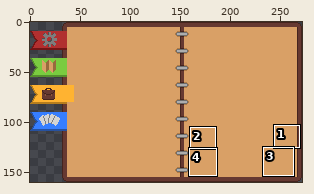
File history of a pixel-art file, 03_Implementacao/TestMobile/Assets/Resources/sprites/GameUI/Menu_Bag.aseprite. The picture above shows the old version from afar; the outline marks the close-up.
Close-up. Before the commit:
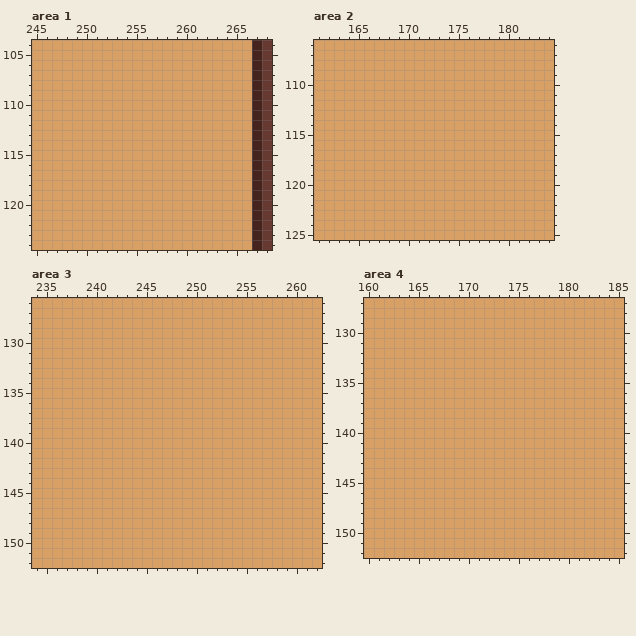
272x160 pixels, 1 frame. Colours within 5 levels of each other are drawn and written as one. Shown: area 1: x 245..268, y 104..124; area 2: x 161..184, y 106..125; area 3: x 234..262, y 126..152; area 4: x 160..185, y 127..152. The commit also changed other parts of the picture, which this record leaves out.
Once edited:
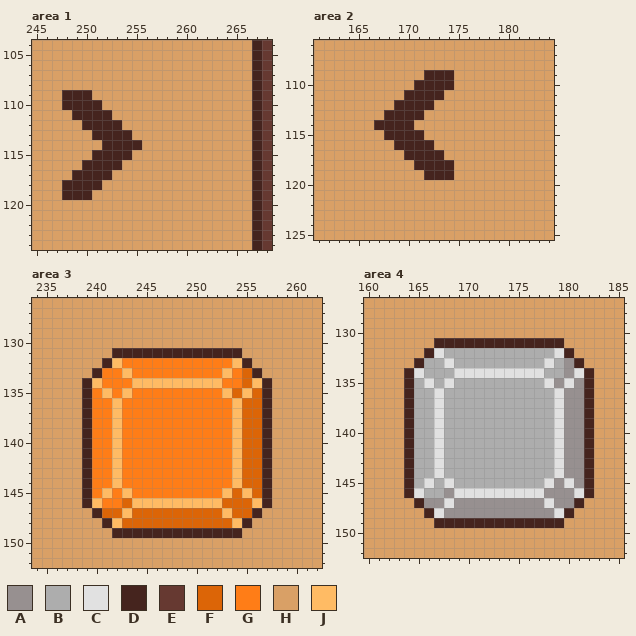
Palette (. is transparent): A #979090  B #adadad  C #e1e1e1  D #45241e  E #663931  F #dc6507  G #ff7d17  H #d9a066  J #ffbb64
From old to new:
layer "Layer 1" now shown
Changed rows in their new state; - is an unchanged pixel.
Area 1, layer "Layer 1":
first column x 248:
109 DDD-----
110 DDDD----
111 -DDDD---
112 --DDDD--
113 ---DDDD-
114 ----DDDD
115 ---DDDD-
116 --DDDD--
117 -DDDD---
118 DDDD----
119 DDD-----
Area 2, layer "Layer 1":
first column x 167:
109 -----DDD
110 ----DDDD
111 ---DDDD-
112 --DDDD--
113 -DDDD---
114 DDDD----
115 -DDDD---
116 --DDDD--
117 ---DDDD-
118 ----DDDD
119 -----DDD
Area 3, layer "Layer 1":
first column x 239:
131 ---DDDDDDDDDDDDD---
132 --DJGGGGGGGGGGGJD--
133 -DGGJGGGGGGGGGJGFD-
134 DJGGGJJJJJJJJJGGFJD
135 DGJGJGGGGGGGGGJFJFD
136 DGGJGGGGGGGGGGGJFFD
137 DGGJGGGGGGGGGGGJFFD
138 DGGJGGGGGGGGGGGJFFD
139 DGGJGGGGGGGGGGGJFFD
140 DGGJGGGGGGGGGGGJFFD
141 DGGJGGGGGGGGGGGJFFD
142 DGGJGGGGGGGGGGGJFFD
143 DGGJGGGGGGGGGGGJFFD
144 DGGJGGGGGGGGGGGJFFD
145 DGJGJGGGGGGGGGJFJFD
146 DJGGFJJJJJJJJJFFFJD
147 -DFFJFFFFFFFFFJFFD-
148 --DJFFFFFFFFFFFJD--
149 ---DDDDDDDDDDDDD---
Area 4, layer "Layer 1":
first column x 164:
131 ---DDDDDDDDDDDDD---
132 --DCBBBBBBBBBBBCD--
133 -DBBCBBBBBBBBBCBAD-
134 DCBBBCCCCCCCCCBBACD
135 DBCBCBBBBBBBBBCACAD
136 DBBCBBBBBBBBBBBCAAD
137 DBBCBBBBBBBBBBBCAAD
138 DBBCBBBBBBBBBBBCAAD
139 DBBCBBBBBBBBBBBCAAD
140 DBBCBBBBBBBBBBBCAAD
141 DBBCBBBBBBBBBBBCAAD
142 DBBCBBBBBBBBBBBCAAD
143 DBBCBBBBBBBBBBBCAAD
144 DBBCBBBBBBBBBBBCAAD
145 DBCBCBBBBBBBBBCACAD
146 DCBBACCCCCCCCCAAACD
147 -DAACAAAAAAAAACAAD-
148 --DCAAAAAAAAAAACD--
149 ---DDDDDDDDDDDDD---
Boxes around the changes in both close-ups, in picture pixels (x1, y1, x2, y2):
changed: (62, 90, 142, 200)
changed: (374, 70, 454, 180)
changed: (82, 348, 272, 538)
changed: (404, 338, 594, 528)
